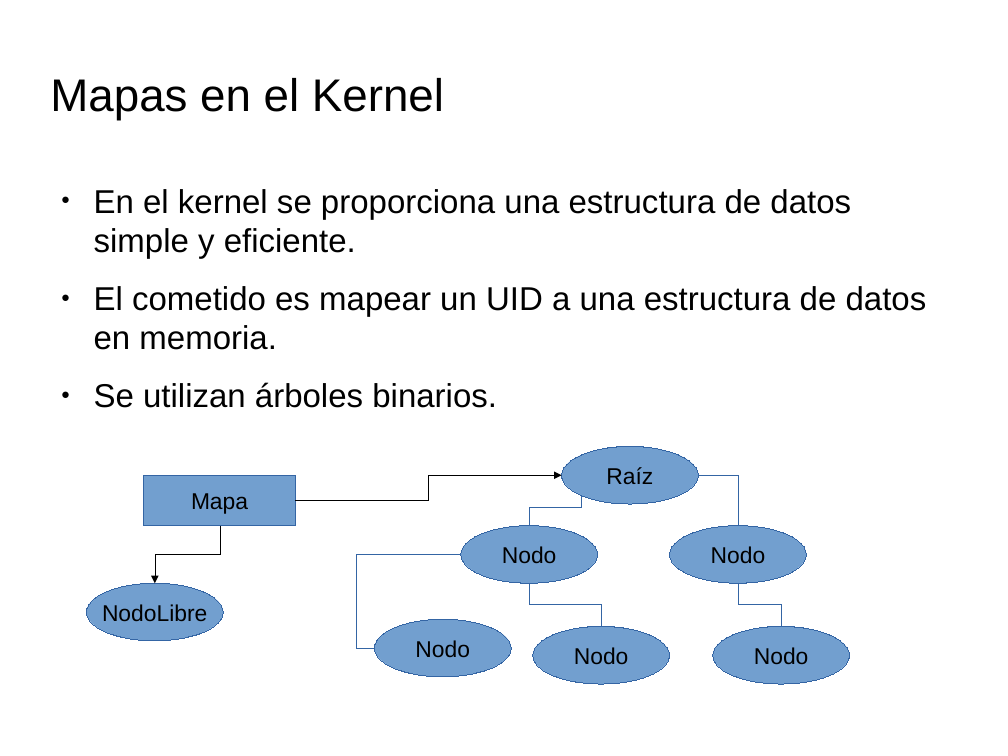
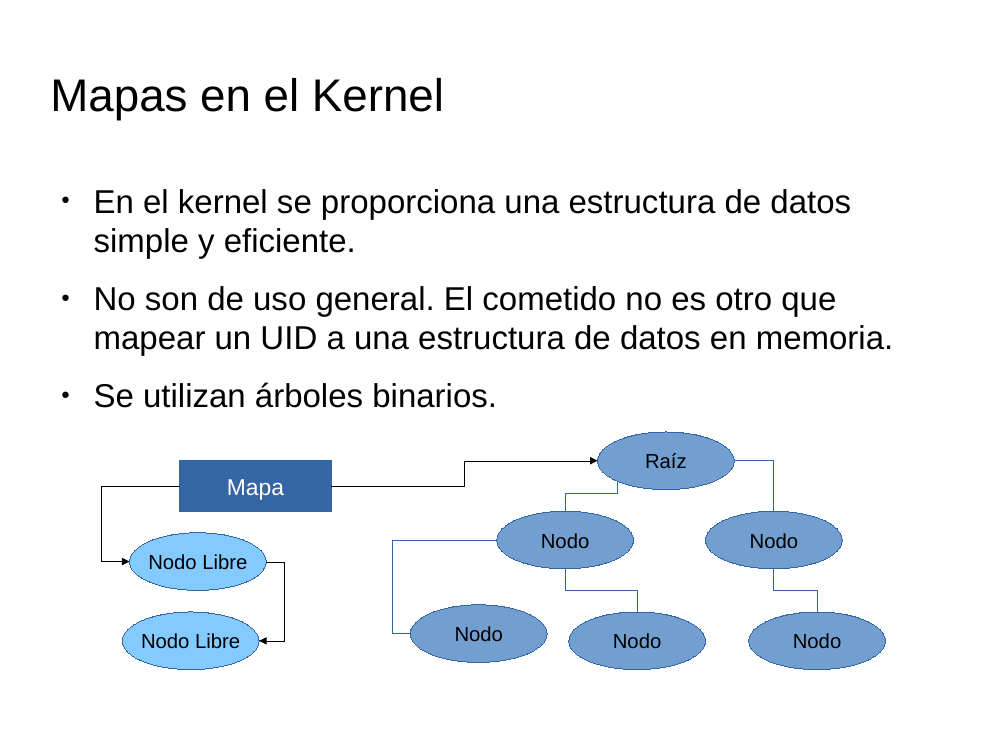
Before and after one commit to tombe85/lin, a slide deck: slide 6 of presentacion/EstructurasDeDatosKernel.odp. Drawn at 1008x756 pixels with LibreOffice and Linux fonts; fonts in the diff are those of the drawing; background and template pictures are left out. Boxes give left, top, right and bottom in pixels: in the first picture for what was removed or moved away, otherwise in the second. Text is boxed around its words. In the diff, an @@ line names an element or a change of style, - is before the commit and + after.

Commit message:
Avances presentación mapas

```diff
--- a/presentacion/EstructurasDeDatosKernel.odp
+++ b/presentacion/EstructurasDeDatosKernel.odp
@@ text at (94,286,894,356): text changed @@
-● El cometido es mapear un UID a una estructura de datos en memoria.
+● No son de uso general. El cometido no es otro que mapear un UID a una estructura de datos en memoria.
@@ size 18 to 16 pt in 6 elements at (569,612,706,670), (497,511,634,569), (749,612,886,670), (706,511,843,569), (411,605,548,662), (598,432,735,489) @@
@@ rectangle "Mapa" at (180,461,331,511): text colour #000000 to #FFFFFF; fill #729FCF to #3465A4 @@
@@ elbow arrow moved from (220, 526) - (155, 584) to (180, 486) - (130, 562) @@
@@ ellipse "Nodo Libre": place and size @@
-ellipse "Nodo Libre" at (87,584,224,641)
+ellipse "Nodo Libre" at (130,533,267,591)
@@ ellipse "Nodo Libre" at (130,533,267,591): fill #729FCF to #83CAFF @@
@@ text in ellipse at (148,554,247,570): text changed; size 18 to 16 pt @@
-NodoLibre
+Nodo Libre
@@ elbow arrow added from (266, 562) to (259, 641), #000000 0 pt @@
@@ 6 ellipses, 5 elbow lines, 1 rectangle, 1 elbow arrow: place and size @@
-6 ellipses, 5 elbow lines, 1 rectangle, 1 elbow arrow at (145,446,851,684)
+6 ellipses, 5 elbow lines, 1 rectangle, 1 elbow arrow at (180,432,886,670)
@@ ellipse added at (123,612,260,670), fill #83CAFF, outline #3465A4 0 pt, 16 pt, text #000000 @@
+Nodo Libre
```
Also in this commit, not shown: 5 other slides changed, 1 slide added.
